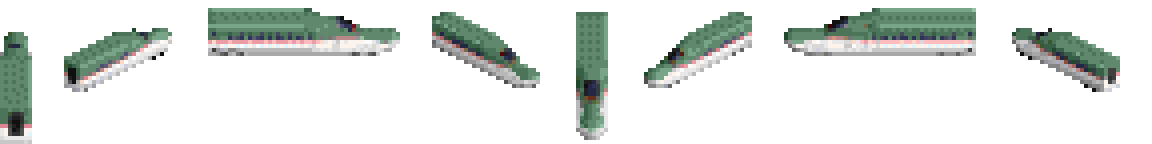
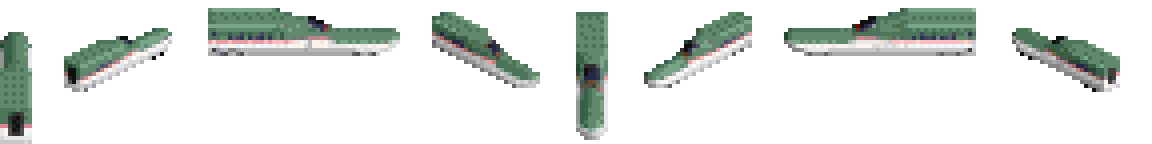
Two versions of the same layered image (1152px x 144px). Layer-by-layer changes:
added layer "1x v2" above "1x v1" over <box>0,8,1096,140</box>
renamed "m3_1x_8bpp.png" to "1x v1", hid it over <box>0,8,1096,140</box>
